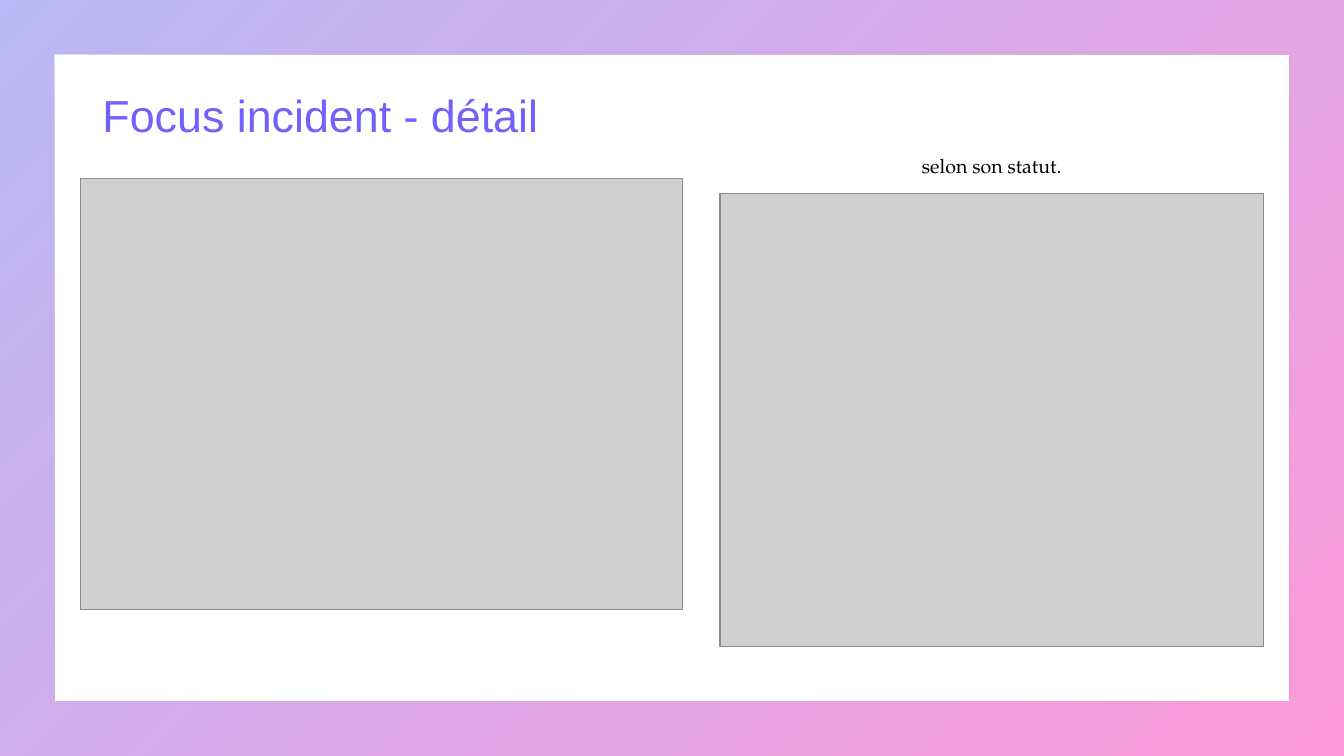
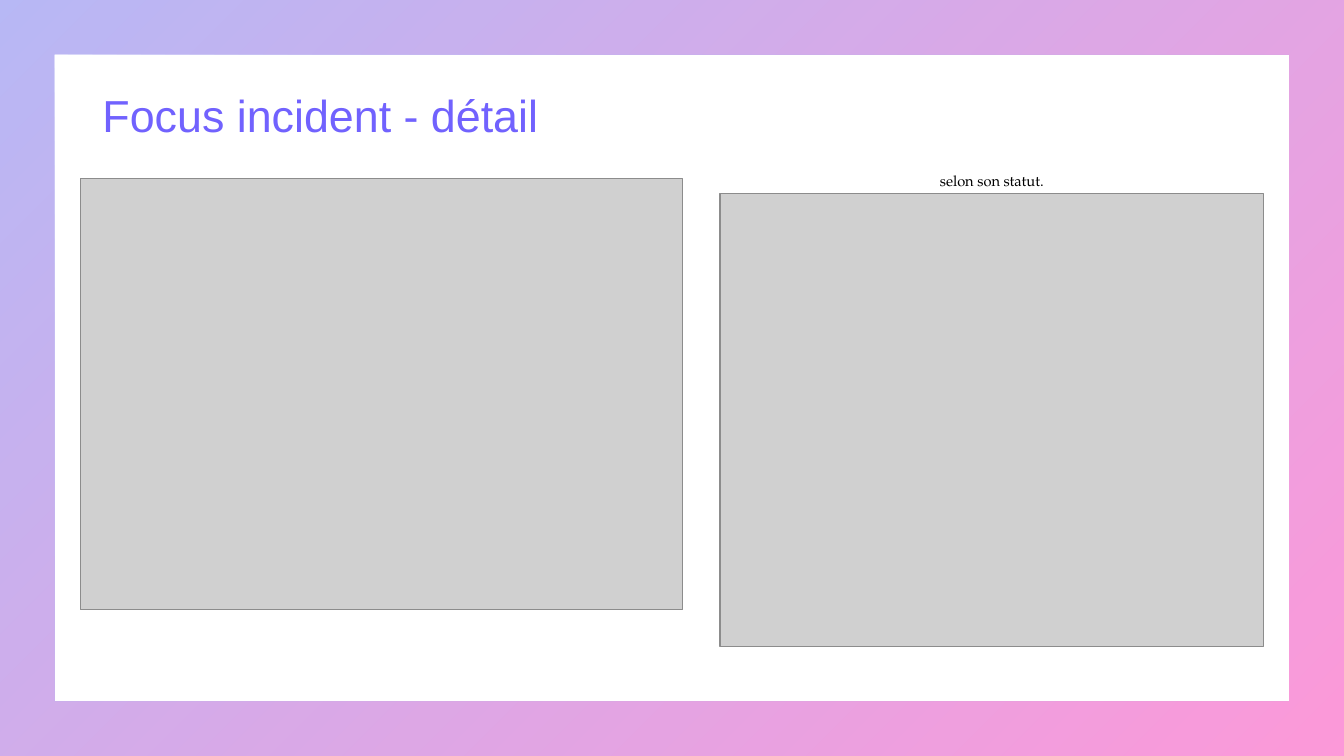
Before and after one commit to mapette/sos_immo_backend, a slide deck: slide 12 of doc/présentation V2.pptx. Drawn at 1344x756 pixels with LibreOffice and Linux fonts; fonts in the diff are those of the drawing; grey boxes stand for pictures. Boxes give left, top, right and bottom in pixels: in the first picture for what was removed or moved away, otherwise in the second. Text is boxed around its words. In the diff, an @@ line names an element or a change of style, - is before the commit and + after.

```diff
--- a/doc/présentation V2.pptx
+++ b/doc/présentation V2.pptx
@@ text "selon son statut.": place and size @@
-text "selon son statut." at box(922, 159, 1062, 174)
+text "selon son statut." at box(940, 175, 1044, 187)
@@ text "selon son statut." at box(940, 175, 1044, 187): size 14 to 10.5 pt @@
```
Also in this commit, not shown: 12 other slides changed, 3 slides added, 2 slides removed, 8 other files.
